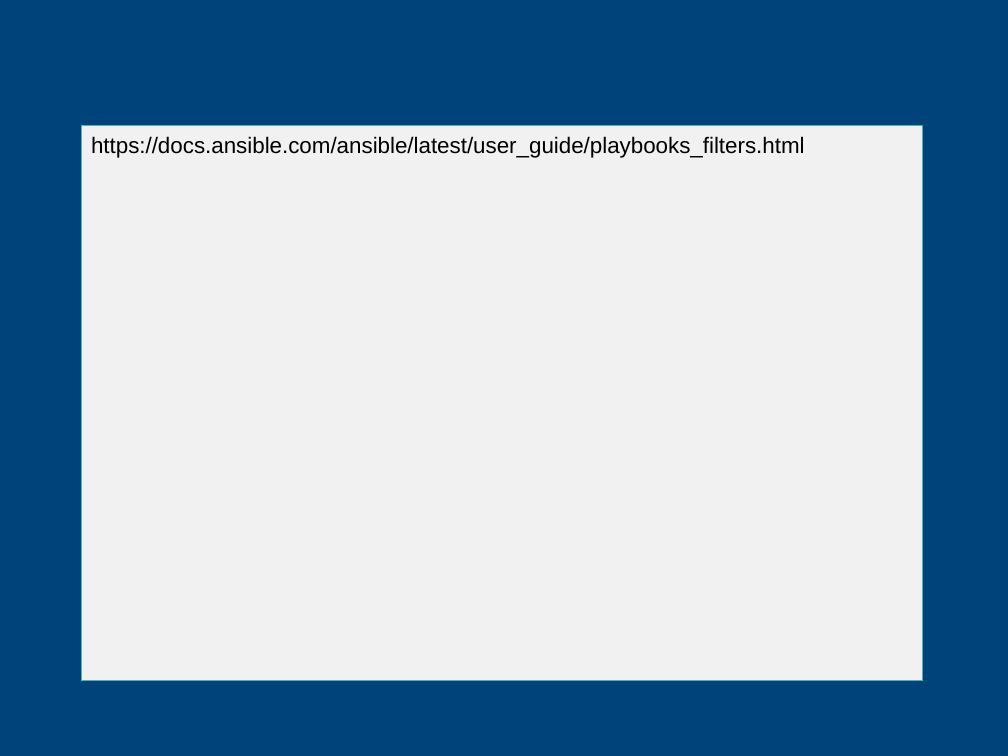
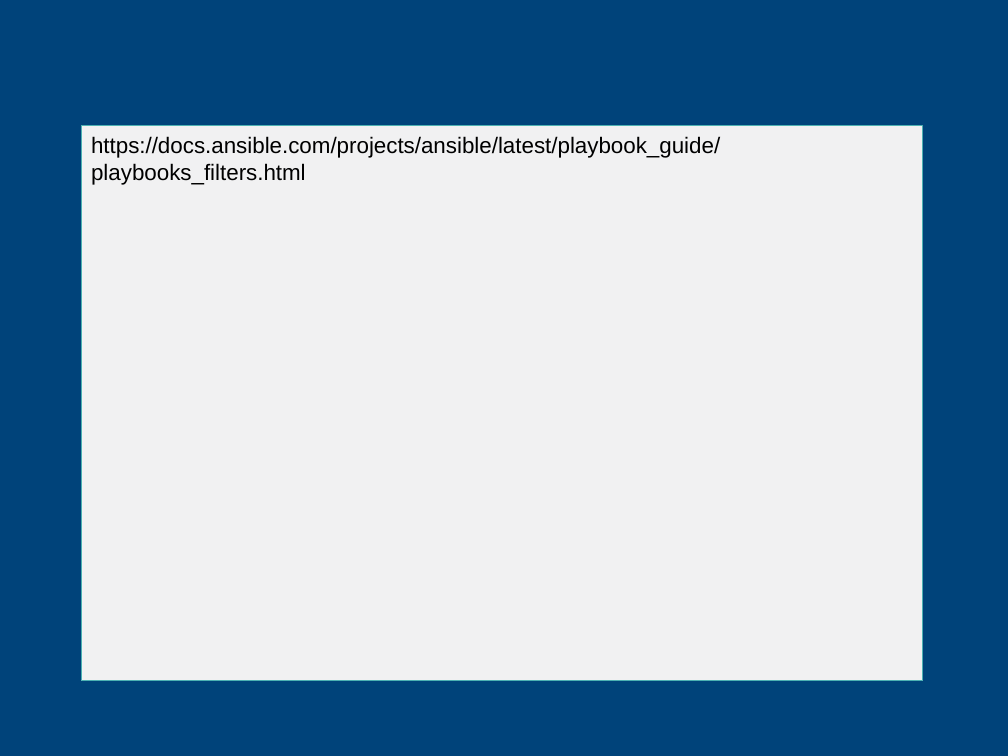
Before and after one commit to CCoupel/ansible-training, a slide deck: slide 82 of Ansible Training.pptx. Drawn at 1008x756 pixels with LibreOffice and Linux fonts; fonts in the diff are those of the drawing; background and template pictures are left out. Boxes give left, top, right and bottom in pixels: in the first picture for what was removed or moved away, otherwise in the second. Text is boxed around its words. In the diff, an @@ line names an element or a change of style, - is before the commit and + after.

```diff
--- a/Ansible Training.pptx
+++ b/Ansible Training.pptx
@@ text in freeform shape at box(91, 136, 720, 185): text changed @@
-https://docs.ansible.com/ansible/latest/user_guide/playbooks_filters.html
+https://docs.ansible.com/projects/ansible/latest/playbook_guide/playbooks_filters.html
```
Also in this commit, not shown: 16 other slides changed, 4 slides added, 4 slides removed.
